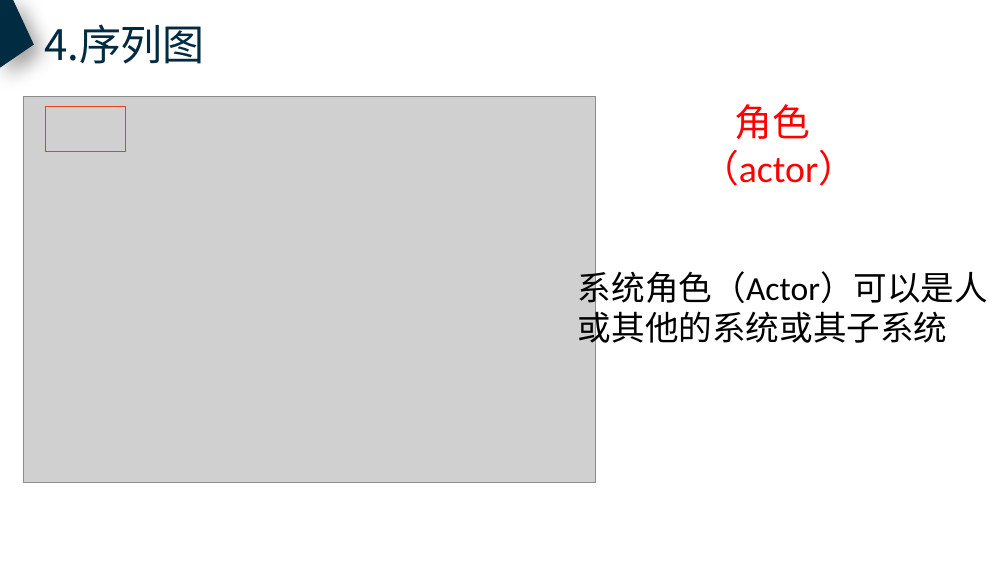
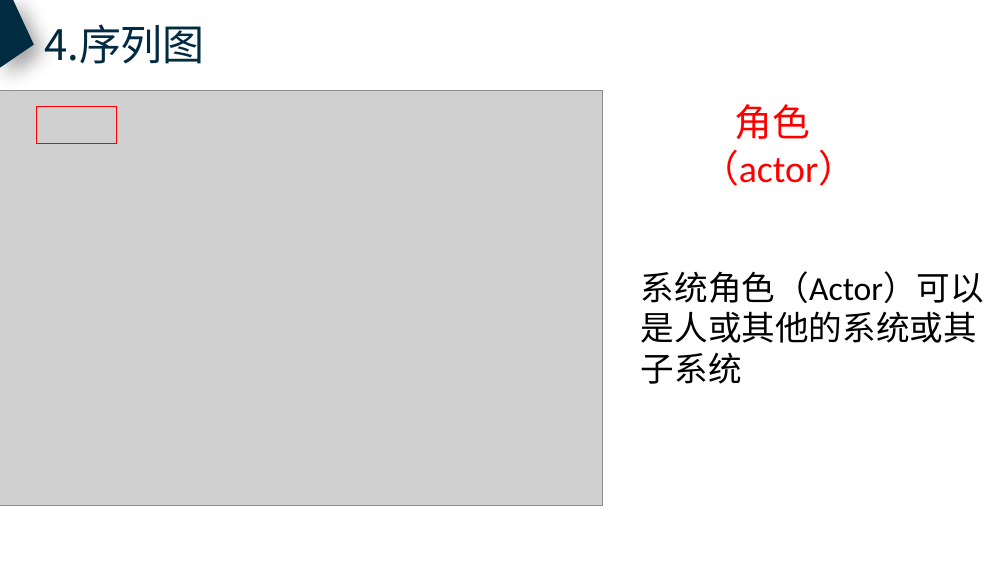
Before and after one commit to PRD2018-G10/TeachingAssistWebsiteProject, a slide deck: slide 16 of 非受控文档/2翻转PPT/PRD2018-G10-UML基础Ⅳ.pptx. Drawn at 1008x567 pixels with LibreOffice and Linux fonts; fonts in the diff are those of the drawing; grey boxes stand for pictures. Boxes give left, top, right and bottom in pixels: in the first picture for what was removed or moved away, otherwise in the second. Text is boxed around its words. In the diff, an @@ line names an element or a change of style, - is before the commit and + after.

```diff
--- a/非受控文档/2翻转PPT/PRD2018-G10-UML基础Ⅳ.pptx
+++ b/非受控文档/2翻转PPT/PRD2018-G10-UML基础Ⅳ.pptx
@@ picture resized from (x1=23, y1=97, x2=596, y2=483) to (x1=0, y1=91, x2=602, y2=506) @@
@@ rectangle resized from (x1=46, y1=107, x2=126, y2=152) to (x1=37, y1=107, x2=116, y2=144) @@
@@ rectangle at (x1=37, y1=107, x2=116, y2=144): outline #ED4022 1 pt to #FF0000 1 pt @@
@@ text at (x1=641, y1=271, x2=984, y2=384): text changed @@
-系统角色（Actor）可以是人
-或其他的系统或其子系统
+系统角色（Actor）可以是人或其他的系统或其子系统
```
Also in this commit, not shown: 5 other slides changed.
